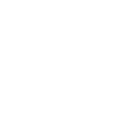
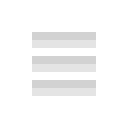
The second w=128, h=128 image is a revision of the first. Changes to its layers:
added layer "clicked" above "Background" over [32, 32, 96, 96]
hid "Background" over [32, 32, 96, 96]
